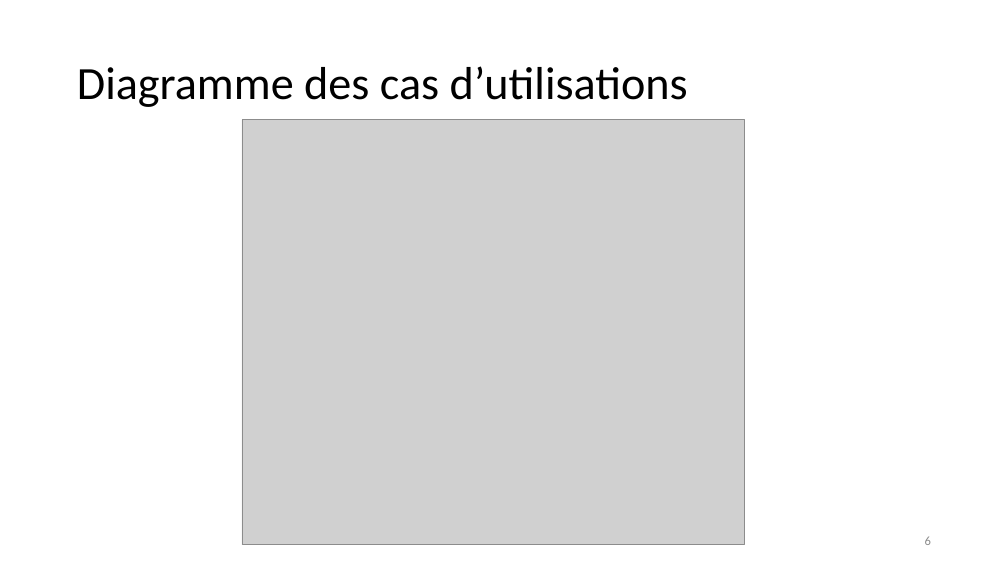
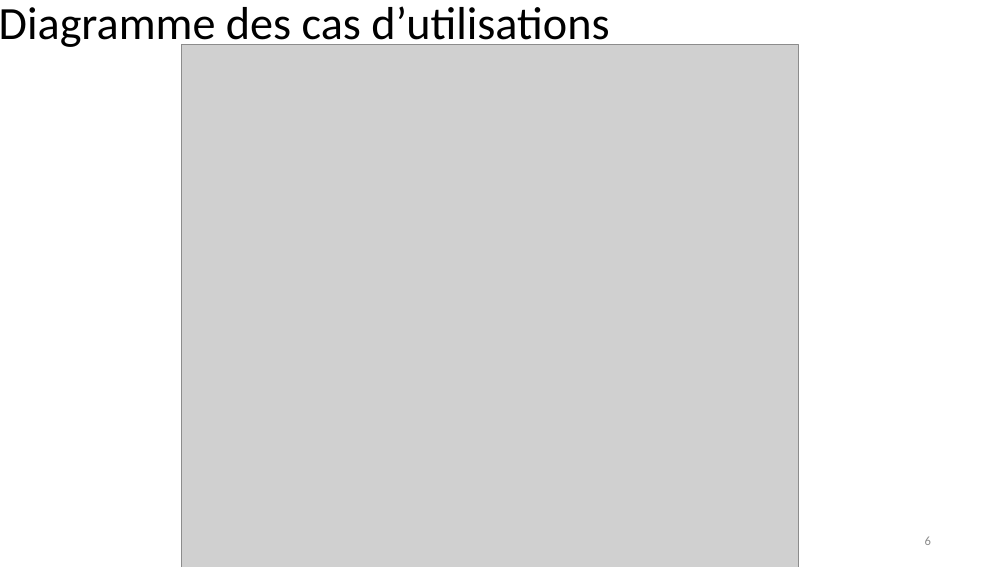
Before and after one commit to Damien-Collot/Repart, a slide deck: slide 6 of Présentation Repart.pptx. Drawn at 1008x567 pixels with LibreOffice and Linux fonts; fonts in the diff are those of the drawing; grey boxes stand for pictures. Boxes give left, top, right and bottom in pixels: in the first picture for what was removed or moved away, otherwise in the second. Text is boxed around its words. In the diff, an @@ line names an element or a change of style, - is before the commit and + after.

```diff
--- a/Présentation Repart.pptx
+++ b/Présentation Repart.pptx
@@ title "Diagramme des cas d’utilisations": place and size @@
-title "Diagramme des cas d’utilisations" at (77, 66, 688, 107)
+title "Diagramme des cas d’utilisations" at (0, 6, 609, 50)
@@ picture: place and size @@
-picture at (242, 119, 744, 544)
+picture at (181, 45, 799, 567)
```
Also in this commit, not shown: 8 other slides changed, 2 slides added, 5 other files.
